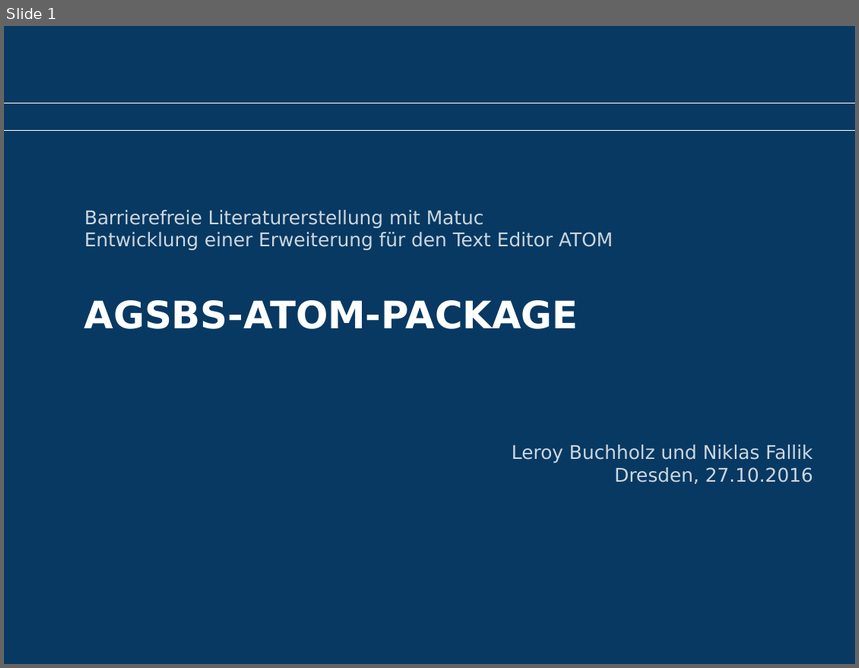
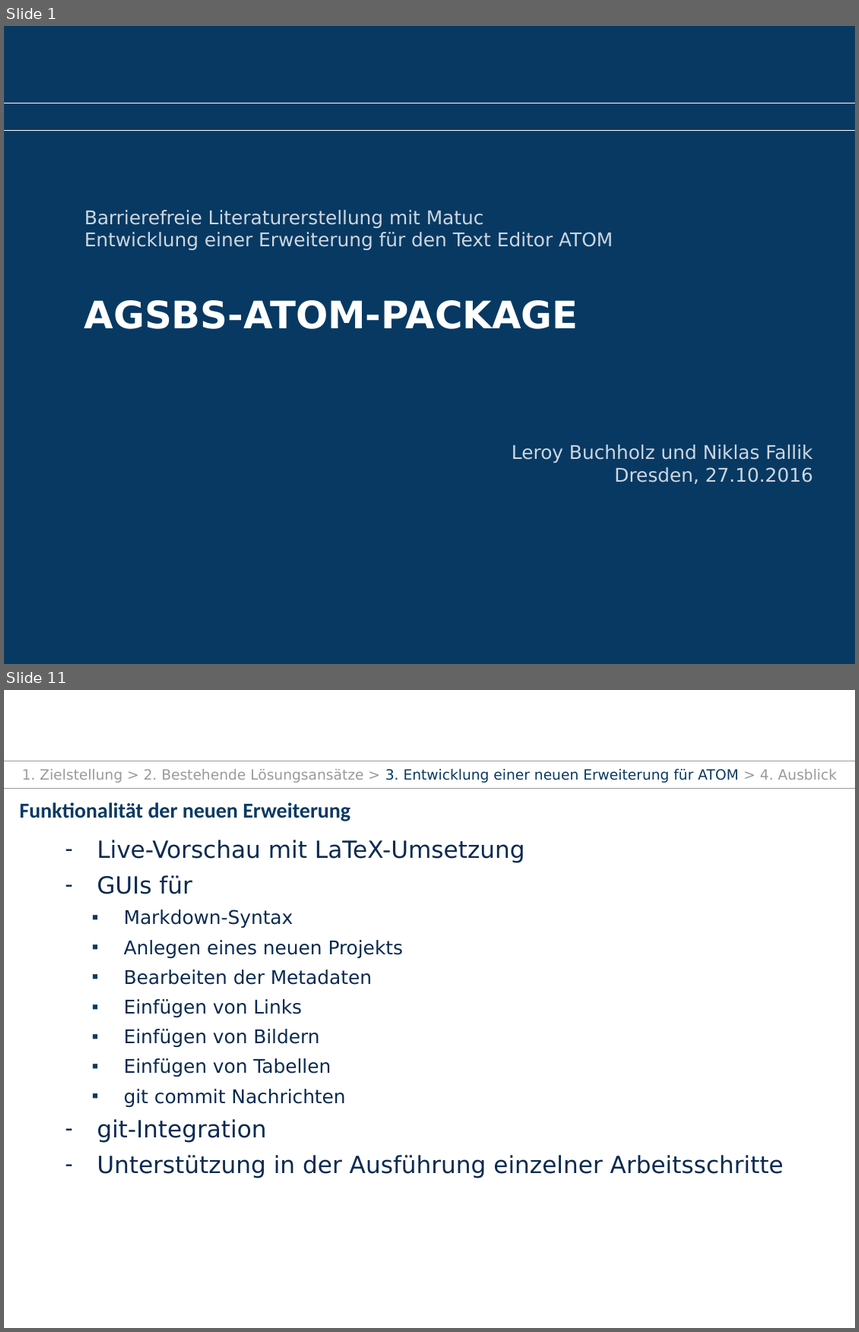
Before and after one commit to TUD-INF-IAI-MCI/agsbs_atom_package, a slide deck: presentation.pptx. Shown one above the other, each under a label of ours: slide 1 before the commit, slides 1 and 11 after it; the slides between them are not shown. The pictures are 859x668 and 859x1332 pixels, drawn with LibreOffice and Linux fonts; fonts in the diff are those of the drawing; background and template pictures are left out. Boxes give left, top, right and bottom in pixels: in the first picture for what was removed or moved away, otherwise in the second. Text is boxed around its words. In the diff, an @@ line names an element or a change of style, - is before the commit and + after.

Commit message:
add Funktionalitaet der neuen Erweiterung

```diff
--- a/presentation.pptx
+++ b/presentation.pptx
@@ slide 11 added at (4, 690, 855, 1328), background #FFFFFF @@
@@ line added from (4, 761) to (855, 761), #9A9A9A 0.5 pt @@
@@ text added at (22, 768, 837, 783), 12 pt, text #9A9A9A @@
+1. Zielstellung > 2. Bestehende Lösungsansätze > 3. Entwicklung einer neuen Erweiterung für ATOM > 4. Ausblick
@@ line added from (4, 788) to (855, 788), #9A9A9A 0.5 pt @@
@@ text added at (19, 802, 351, 821), 18 pt, text #083963, bold @@
+Funktionalität der neuen Erweiterung
@@ text added at (97, 840, 784, 1178), 16 pt, text #0B2A51 @@
+– Live-Vorschau mit LaTeX-Umsetzung
+– GUIs für
+      ▪ Markdown-Syntax
+      ▪ Anlegen eines neuen Projekts
+      ▪ Bearbeiten der Metadaten
+      ▪ Einfügen von Links
+      ▪ Einfügen von Bildern
+      ▪ Einfügen von Tabellen
+      ▪ git commit Nachrichten
+    – git-Integration
+– Unterstützung in der Ausführung einzelner Arbeitsschritte
@@ text added at (12, 1298, 189, 1322), 12 pt, text #FFFFFF @@
+24.10.16
@@ text added at (671, 1298, 848, 1322), 12 pt, text #FFFFFF @@
+Folie 11 von XYZ
```
Also in this commit, not shown: 9 slides changed.
